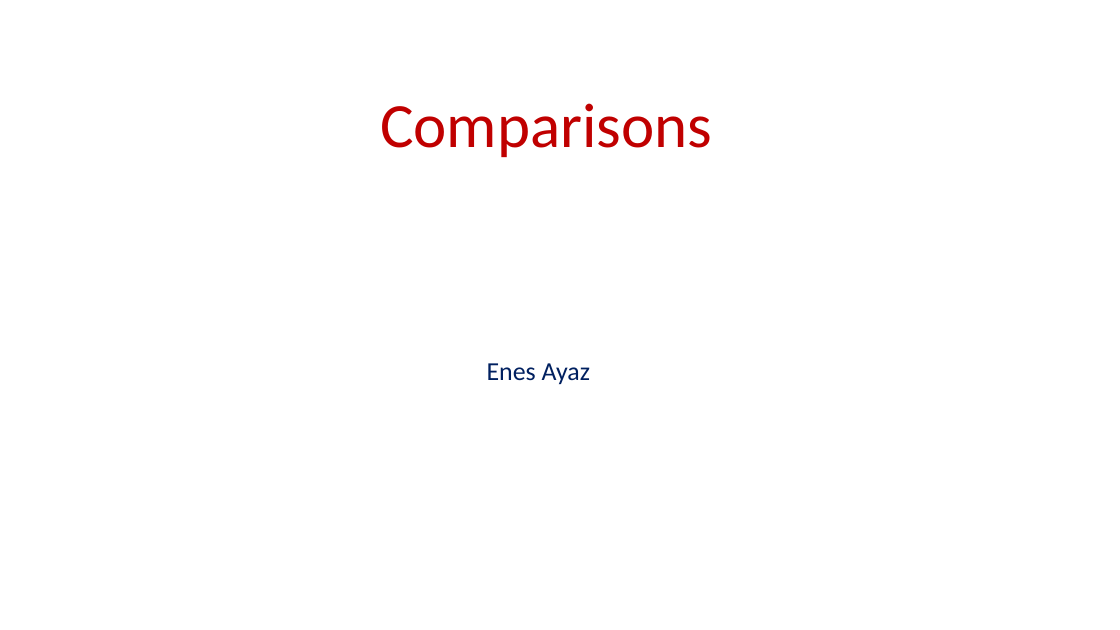
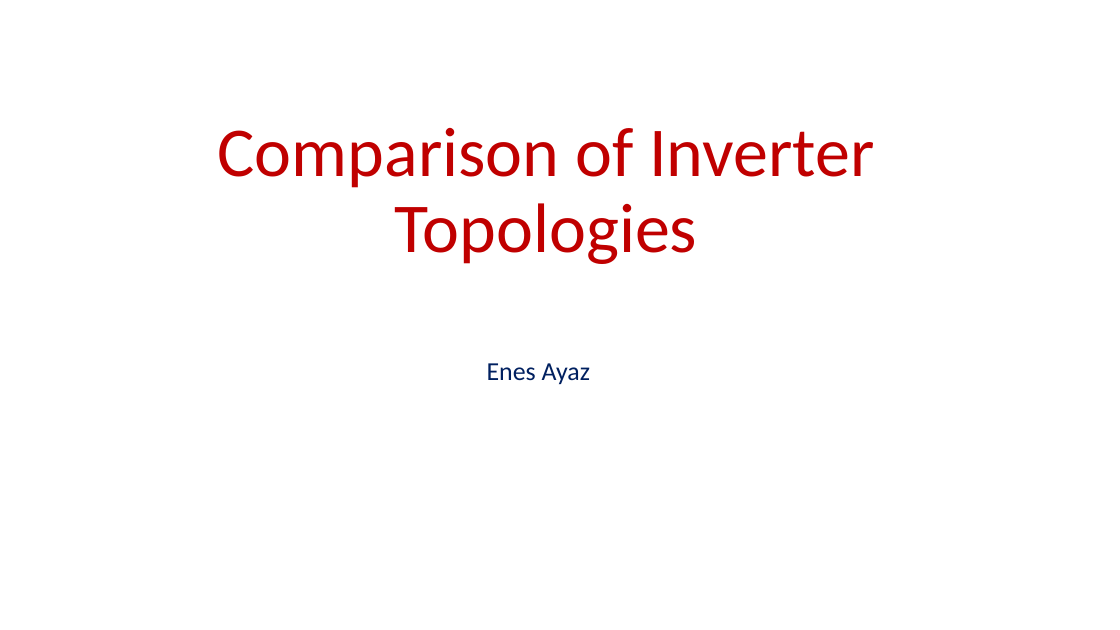
Before and after one commit to EnesAyaz/KTH, a slide deck: slide 1 of Weekly-Reports/ComparitiveAnalyisi.pptx. Drawn at 1120x630 pixels with LibreOffice and Linux fonts; fonts in the diff are those of the drawing. Boxes give left, top, right and bottom in pixels: in the first picture for what was removed or moved away, otherwise in the second. Text is boxed around its words. In the diff, an @@ line names an element or a change of style, - is before the commit and + after.

```diff
--- a/Weekly-Reports/ComparitiveAnalyisi.pptx
+++ b/Weekly-Reports/ComparitiveAnalyisi.pptx
@@ title at <box>218,128,874,264</box>: text changed; size 54 to 60 pt @@
-Comparisons
+Comparison of Inverter Topologies
```
Also in this commit, not shown: 5 slides added, 6 other files.
